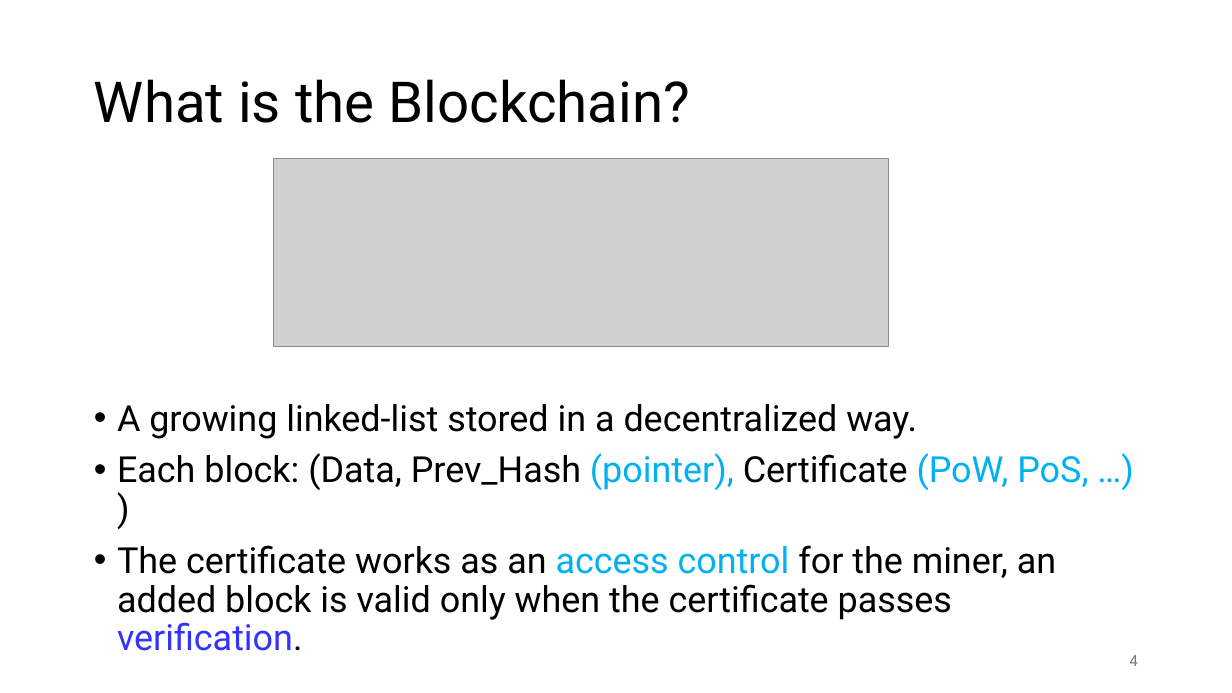
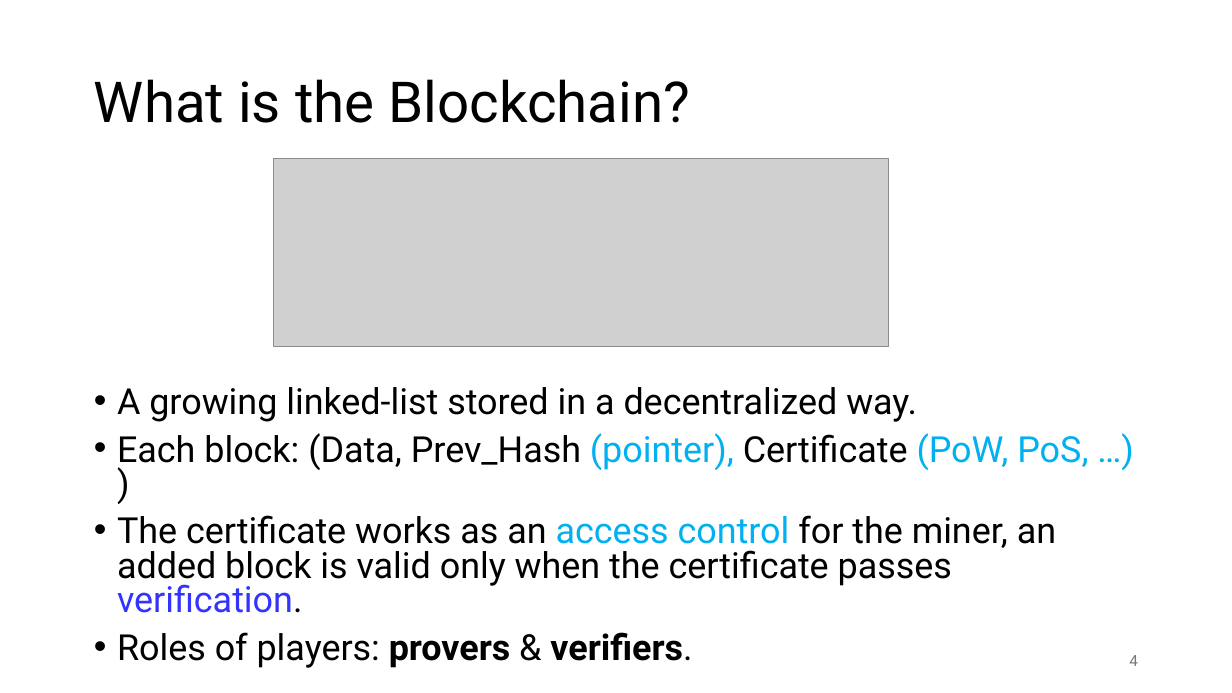
Before and after one commit to wiku30/wiku30.github.io, a slide deck: slide 4 of 2024/VeriPP/VeriPP_informs.pptx. Drawn at 1232x693 pixels with LibreOffice and Linux fonts; fonts in the diff are those of the drawing; grey boxes stand for pictures. Boxes give left, top, right and bottom in pixels: in the first picture for what was removed or moved away, otherwise in the second. Text is boxed around its words. In the diff, an @@ line names an element or a change of style, - is before the commit and + after.

```diff
--- a/2024/VeriPP/VeriPP_informs.pptx
+++ b/2024/VeriPP/VeriPP_informs.pptx
@@ text at [117,387,1088,613]: line spacing 0.9 to 0.8 @@
@@ text at [117,632,692,668]: paragraph added @@
+• Roles of players: provers & verifiers.
```
Also in this commit, not shown: 9 other slides changed, 1 slide added, 1 slide removed.
